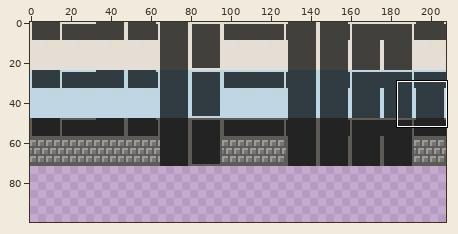
Edited in one commit: sprite sheet (The Revenge/The Revenge/bin/Debug/tileset3.png). The first picture is a wide view before the edit; the outline marks the close-up.
Close-up. Before:
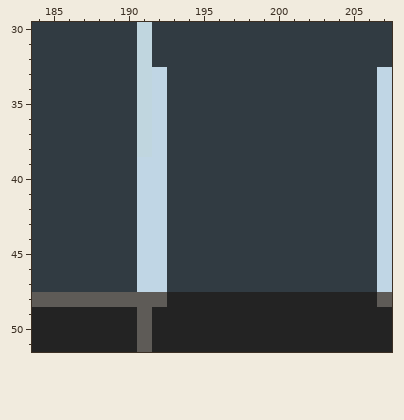
The file is 208x240 pixels. Colours within 5 levels of each other are drawn and written as one. Shown: x 184..207, y 30..51. The wide view leaves out empty margins. The commit also changed other parts of the picture, which this record leaves out.
Once edited:
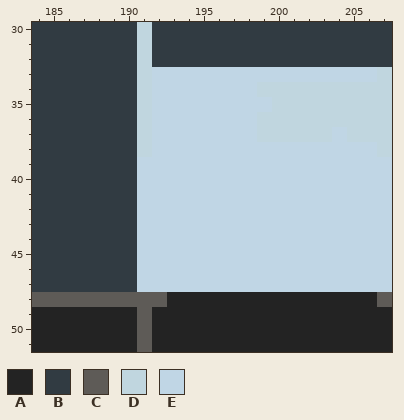
Palette (. is transparent): A #232323  B #313b42  C #5e5b57  D #c0d6df  E #c0d6e5
Changes in this commit:
Changed rows in their new state; - is an unchanged pixel.
first column x 193:
33 EEEEEEEEEEEEEED
34 EEEEEEDDDDDDDDD
35 EEEEEEEDDDDDDDD
36 EEEEEEDDDDDDDDD
37 EEEEEEDDDDDEDDD
38 EEEEEEEEEEEEEED
39 EEEEEEEEEEEEEE-
40 EEEEEEEEEEEEEE-
41 EEEEEEEEEEEEEE-
42 EEEEEEEEEEEEEE-
43 EEEEEEEEEEEEEE-
44 EEEEEEEEEEEEEE-
45 EEEEEEEEEEEEEE-
46 EEEEEEEEEEEEEE-
47 EEEEEEEEEEEEEE-
